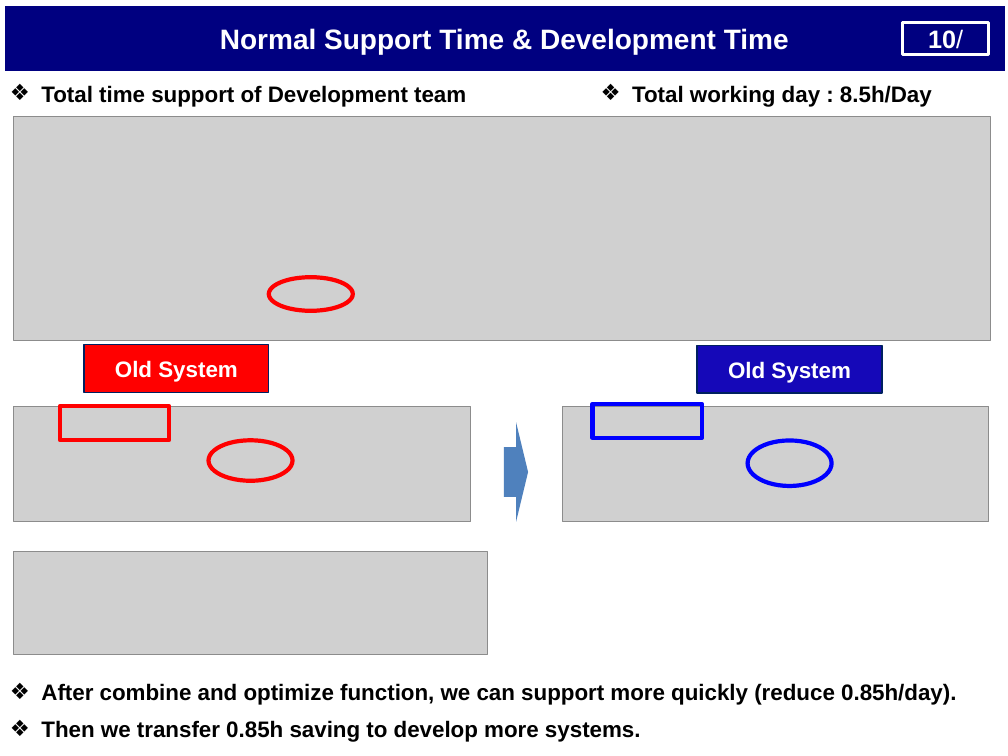
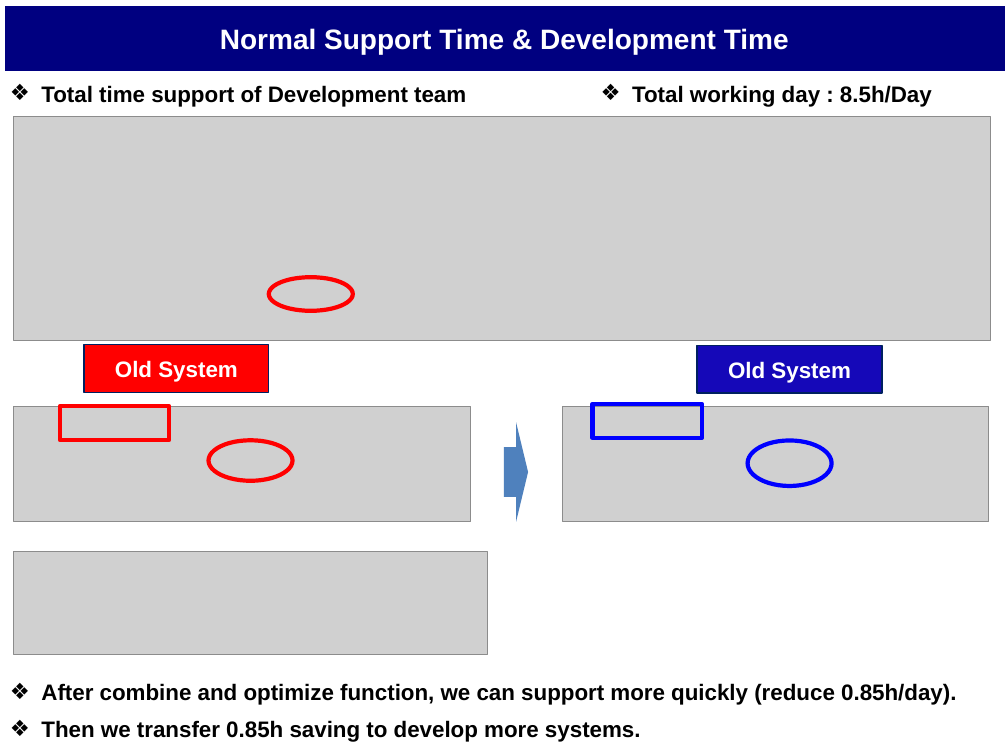
Before and after one commit to thietbicongnghevietnam/ReportPSNV, a slide deck: slide 11 of Report_Nguyen Nhu Minh.pptx. Drawn at 1008x756 pixels with LibreOffice and Linux fonts; fonts in the diff are those of the drawing; grey boxes stand for pictures. Boxes give left, top, right and bottom in pixels: in the first picture for what was removed or moved away, otherwise in the second. Text is boxed around its words. In the diff, an @@ line names an element or a change of style, - is before the commit and + after.

```diff
--- a/Report_Nguyen Nhu Minh.pptx
+++ b/Report_Nguyen Nhu Minh.pptx
@@ rectangle removed at box(902, 22, 989, 54) @@
-10/
```
Also in this commit, not shown: 2 other slides changed, 1 slide removed, 1 other file.
